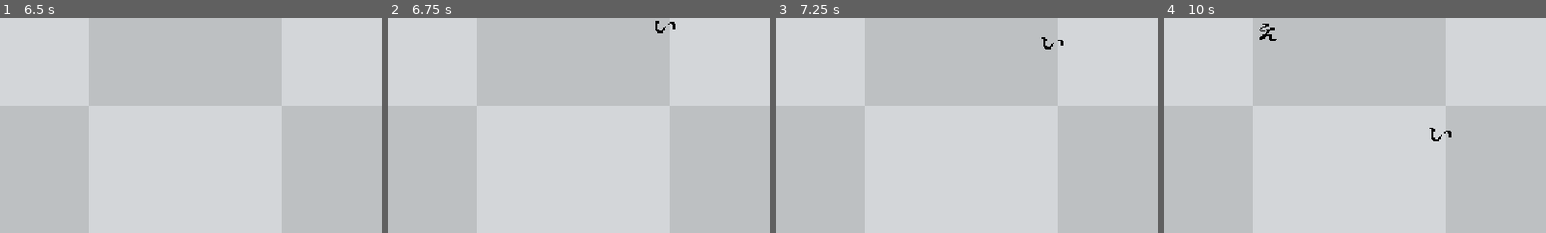
Above: before the commit, frames 1-4 (left to right).
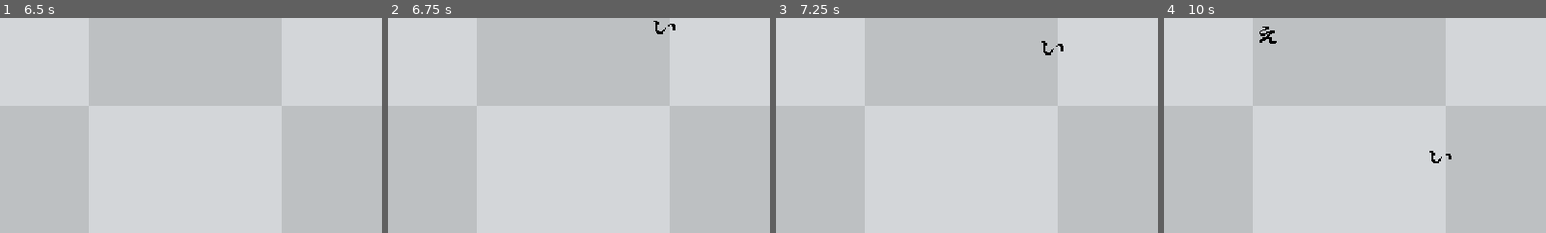
Above: after the commit, the same moments.

Repository: 6iovani/KanaGame
Game: Godot game, scene res://main_menu.tscn
The game is run twice, just before and just after one commit, with the same random seed, the same clock (stepped at 60 frames per second) and the same inputs.
Inputs:
- Up to frame 1 (6.5 s): click "Play" at 0.5 s; click "Go back" at 1.25 s; click "Play" at 2 s; click "Hiragana" at 2.75 s; click "Beginer" at 3.5 s; tap Enter at 4.25, 5.1, 5.75 s; tap Backspace at 4.35 s; tap Space at 5 s; tap Keypad Enter at 5.85 s
- Up to frame 2 (6.75 s): tap Space at 6.5 s; tap Backspace at 6.6 s
- Up to frame 3 (7.25 s): no input
- Up to frame 4 (10 s): tap Enter at 7.35, 9.5, 9.6 s; tap Keypad Enter at 8.1 s; tap Backspace at 8.85 s
The pictures show only the part of the screen within x 38-88%, y 0-50%; the shares and areas given below are measured in that part.

Frame 1 is identical in both runs. In frame 2, less than 0.1% of the frame differs, in the area x 69-76%, y 1-8%; in frame 3, 0.2%; in frame 4, 0.4%, in the area x 25-76%, y 2-68%.

Commit message:
+ kana fall speed based on difficulty, very basic

Diff:
--- a/GameState.gd
+++ b/GameState.gd
@@ -1,4 +1,4 @@
 extends Node
 
 var selected_mode:String
-var selected_difficulty:String
+var selected_difficulty:float
--- a/kana_spawner.gd
+++ b/kana_spawner.gd
@@ -1,7 +1,7 @@
 extends Node2D
 
 var kana_scene = preload("res://kana.tscn")
-var new_fall_speed:float = 50.0
+var new_fall_speed:float = GameState.selected_difficulty
 
 
 func _on_timer_timeout() -> void:
--- a/main_menu.gd
+++ b/main_menu.gd
@@ -106,9 +106,9 @@
 	$"UI container/comment_label".text = "Which kana do you want to learn?"
 
 func _on_normal_mode_button_pressed() -> void:
-	GameState.selected_difficulty= "normal"
+	GameState.selected_difficulty= 60.0
 	get_tree().change_scene_to_file("res://Main.tscn")
 
 func _on_hard_mode_button_pressed() -> void:
-	GameState.selected_difficulty= "normal"
+	GameState.selected_difficulty= 100.0
 	get_tree().change_scene_to_file("res://Main.tscn")
